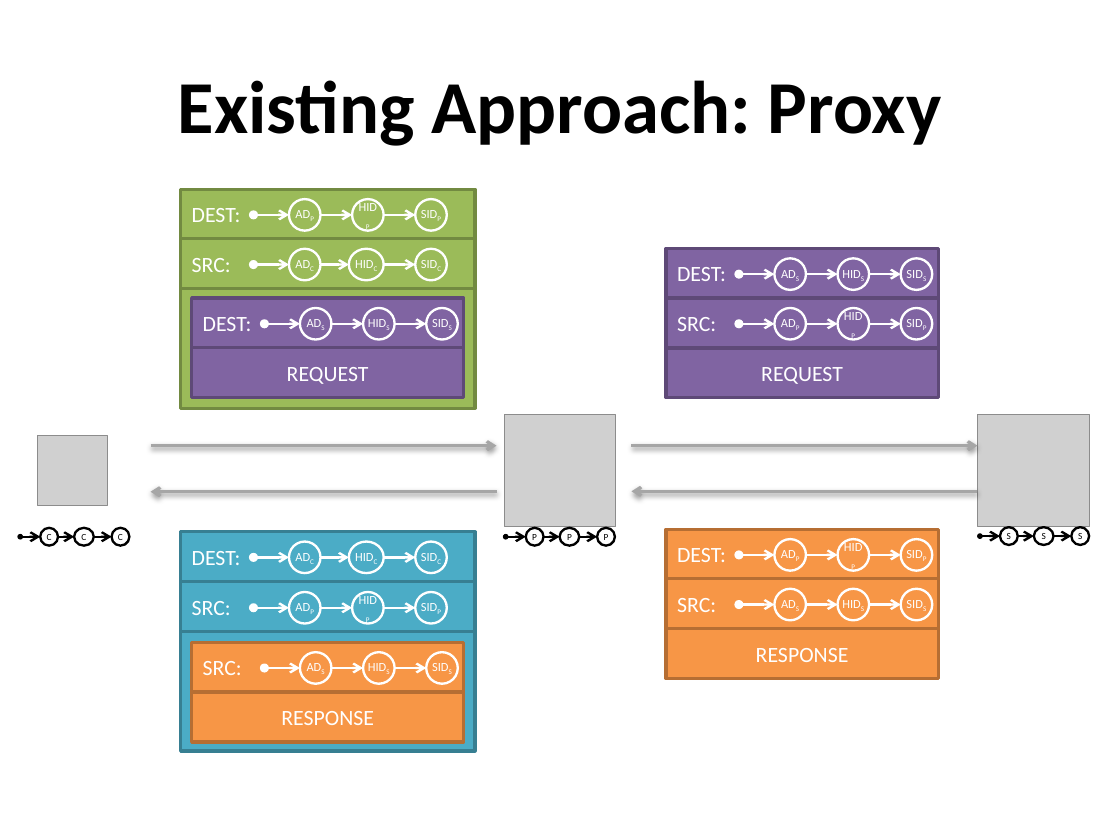
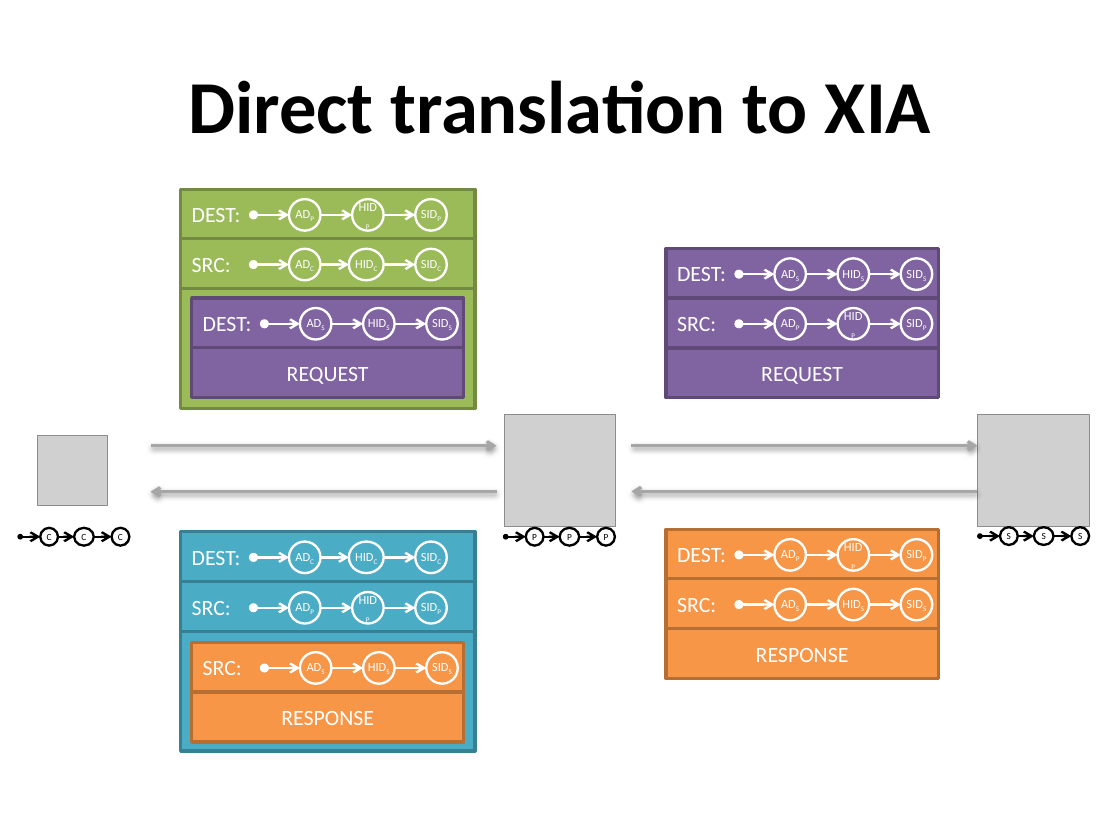
Before and after one commit to nfeltman/XIAnon, a slide deck: slide 5 of Presentation/Anonymity In XIA.pptx. Drawn at 1120x840 pixels with LibreOffice and Linux fonts; fonts in the diff are those of the drawing; grey boxes stand for pictures. Boxes give left, top, right and bottom in pixels: in the first picture for what was removed or moved away, otherwise in the second. Text is boxed around its words. In the diff, an @@ line names an element or a change of style, - is before the commit and + after.

```diff
--- a/Presentation/Anonymity In XIA.pptx
+++ b/Presentation/Anonymity In XIA.pptx
@@ title at bbox=[188, 80, 931, 134]: text changed @@
-Existing Approach: Proxy
+Direct translation to XIA
```
Also in this commit, not shown: 5 other slides changed.
